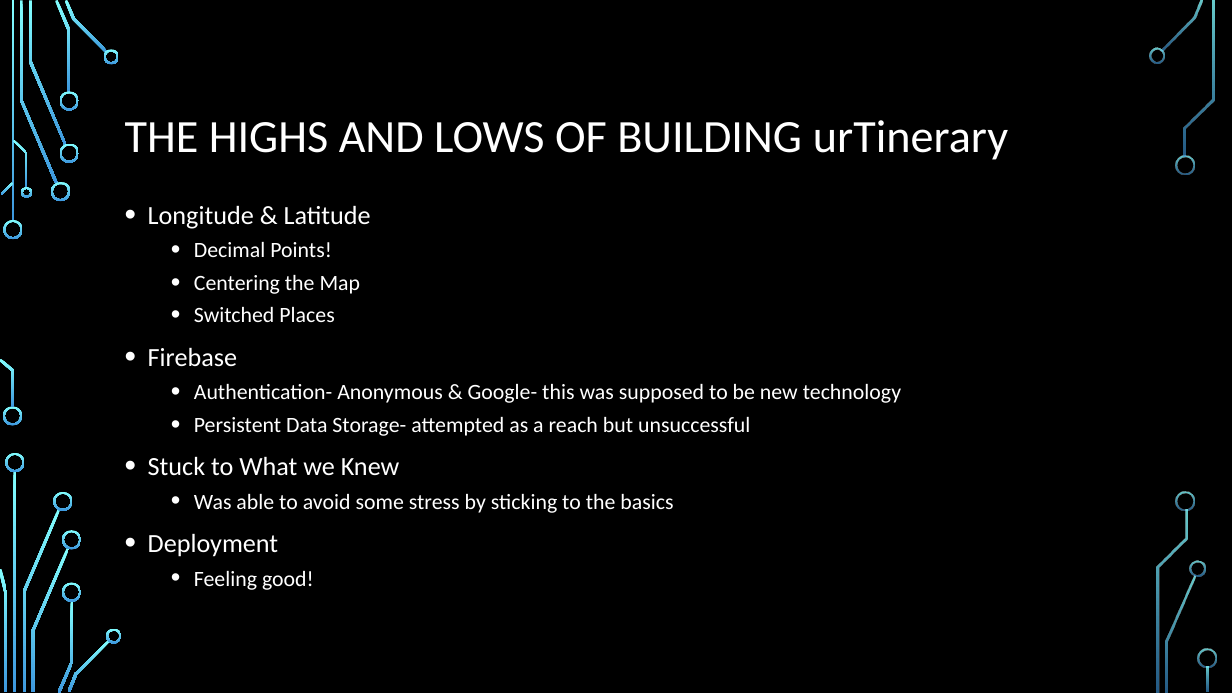
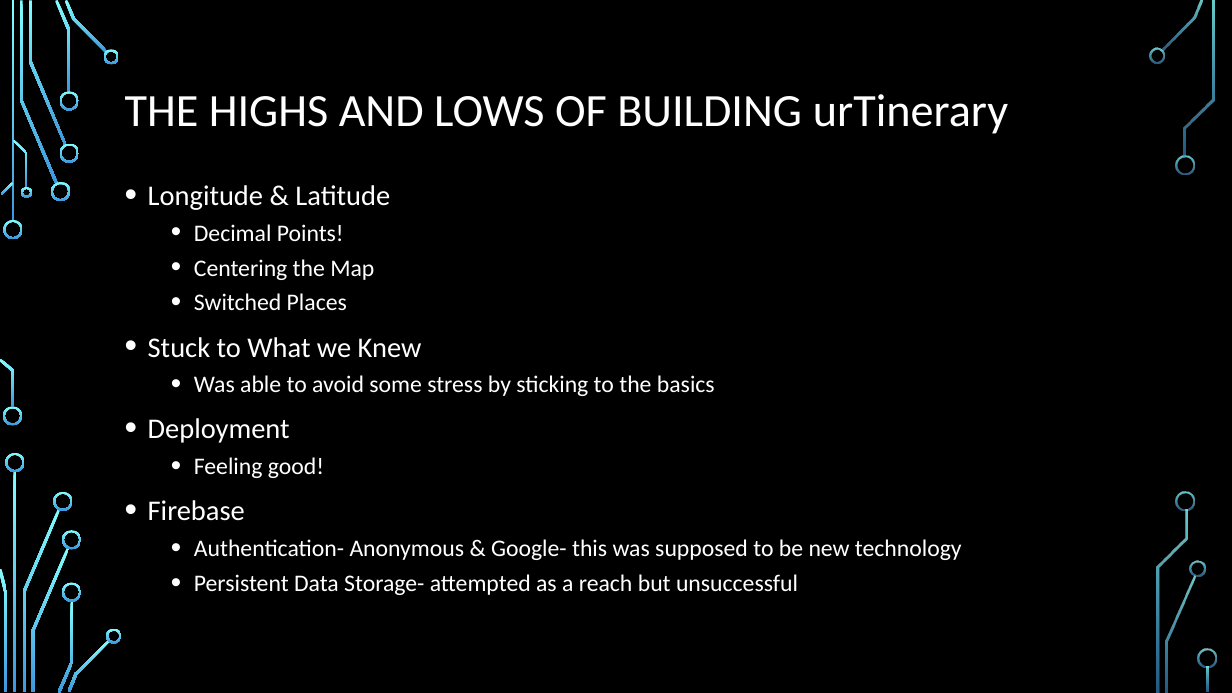
Before and after one commit to jsheerin66/project1, a slide deck: slide 7 of Presentation1.pptx. Drawn at 1232x693 pixels with LibreOffice and Linux fonts; fonts in the diff are those of the drawing; background and template pictures are left out. Boxes give left, top, right and bottom in pixels: in the first picture for what was removed or moved away, otherwise in the second. Text is boxed around its words. In the diff, an @@ line names an element or a change of style, - is before the commit and + after.

Commit message:
powerpoint commit
powerpoint

```diff
--- a/Presentation1.pptx
+++ b/Presentation1.pptx
@@ title "THE HIGHS AND LOWS OF ...": place and size @@
-title "THE HIGHS AND LOWS OF ..." at [125, 120, 1008, 160]
+title "THE HIGHS AND LOWS OF ..." at [125, 94, 1008, 134]
@@ text "Longitude & Latitude": place and size @@
-text "Longitude & Latitude" at [148, 205, 901, 590]
+text "Longitude & Latitude" at [148, 185, 962, 595]
@@ text at [148, 185, 715, 478]: size 20.4 to 22.2 pt in "Longitude & Latitude", "Stuck to What we Knew", "Deployment"; size 17 to 18.5 pt in "Decimal Points!", "Centering the Map", "Switched Places", "Was able to avoid some stress by ..." and 1 more places @@
@@ text at [148, 347, 901, 436]: paragraphs removed @@
-• Firebase
-  • Authentication- Anonymous & Google- this was supposed to be new technology
-  • Persistent Data Storage- attempted as a reach but unsuccessful
@@ text at [148, 500, 962, 595]: paragraphs added @@
+• Firebase
+  • Authentication- Anonymous & Google- this was supposed to be new technology
+  • Persistent Data Storage- attempted as a reach but unsuccessful
```
Also in this commit, not shown: 1 other file.
